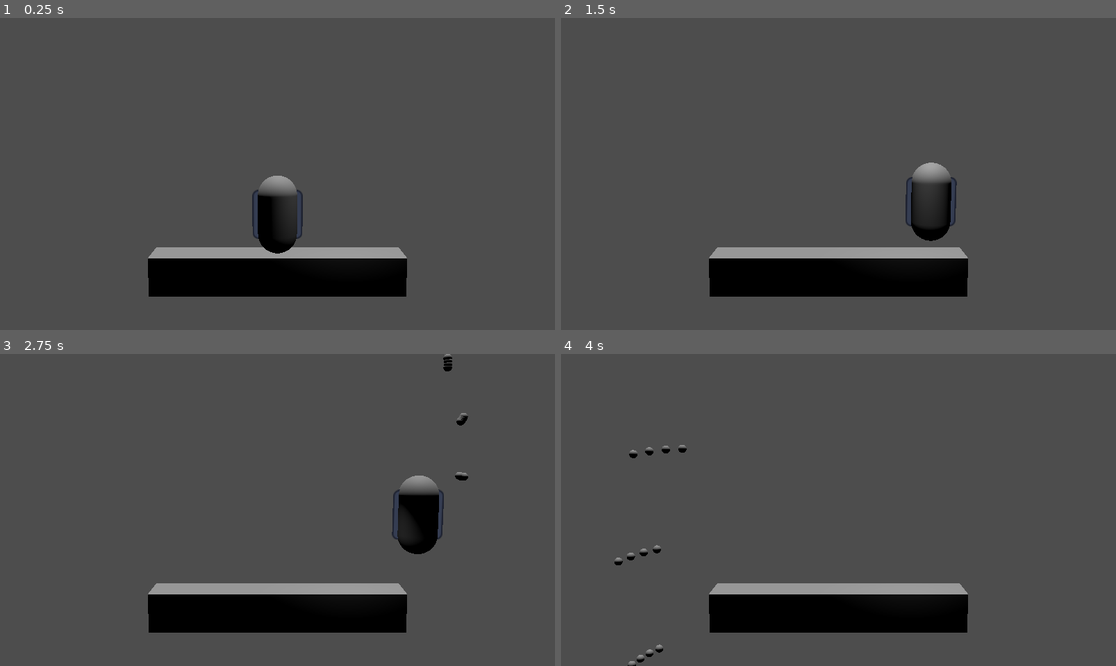
Above: before the commit, frames 1-4 (two rows, left to right).
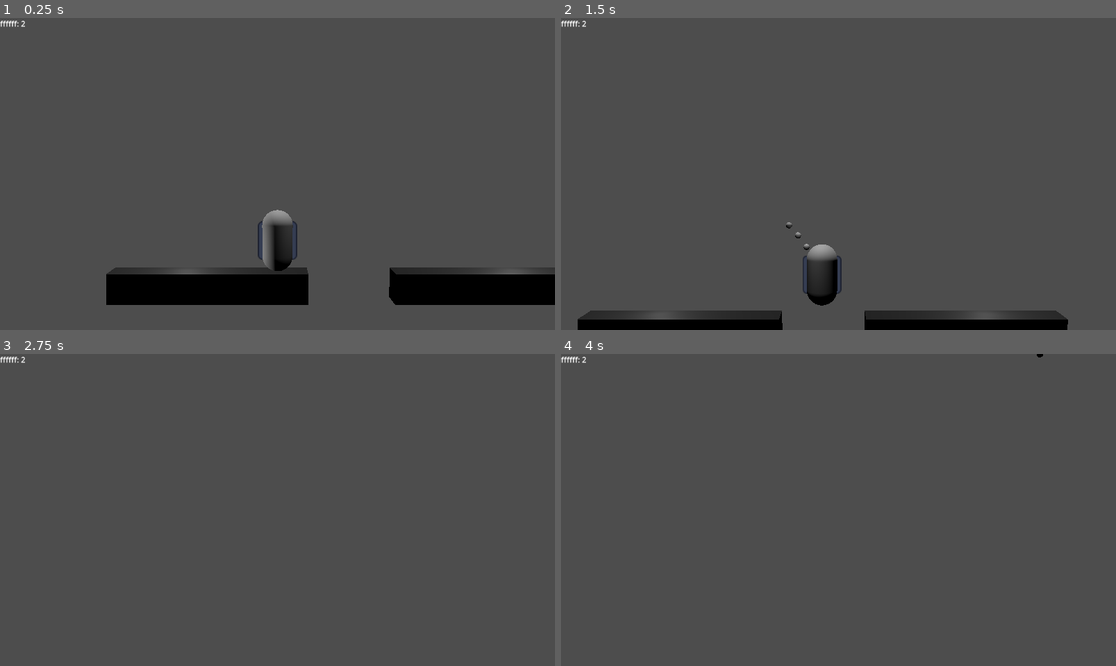
Above: after the commit, the same moments.

Repository: theowiik/project-epic-footsies-2
Game: Godot game, scene res://scenes/main.tscn
Two runs of this game, one before a commit and one after it. Both use one fixed random seed, a clock stepped at 60 frames per second and the inputs below. The engine's default icon, where the game draws it, is replaced by a stand-in: a white triangle on a blue panel in a dark square.
Inputs (mouse positions are in pixels of both pictures, inside the frame that each line leads up to):
- Up to frame 1 (0.25 s): no input
- Up to frame 2 (1.5 s): tap Enter (ui_accept) at 0.5, 0.6, 0.77, 1.07 s; move the mouse to (960, 158) at 0.52 s; hold Right (ui_right) 0.53-1.28 s; click (960, 158) at 0.67 s; move the mouse to (727, 189) at 1.27 s; hold Left (ui_left) from 1.28 s (still down); tap K at 1.35 s; click (727, 189) at 1.42 s
- Up to frame 3 (2.75 s): tap Enter (ui_accept) at 1.52, 1.55, 1.82, 2.3 s; move the mouse to (333, 441) at 2.02 s; release Left (ui_left) at 2.03 s; hold Right (ui_right) from 2.03 s (still down); hold J from 2.03 s (still down); click (333, 441) at 2.17 s
- Up to frame 4 (4 s): move the mouse to (810, 572) at 2.77 s; release J at 2.78 s; tap L at 2.85 s; click (810, 572) at 2.92 s; tap Enter (ui_accept) at 3.02, 3.05, 3.32, 3.6, 3.77 s; move the mouse to (1005, 556) at 3.52 s; release Right (ui_right) at 3.53 s; hold Left (ui_left) from 3.53 s (still down); click (1005, 556) at 3.67 s

The runs differ from the first frame. In frame 1, 11% of the frame differs, in the area x 0-100%, y 0-92%; in frame 2, 13%, in the area x 0-92%, y 0-100%; in frame 3, 9.1%; in frame 4, 7.7%.

Commit message:
Add score counting (#9)
* Add camera

* Format

* Add coloring logic

* Remove some comments

Diff:
--- /dev/null
+++ b/game/materials/dark_material.tres
@@ -0,0 +1,5 @@
+[gd_resource type="StandardMaterial3D" format=3 uid="uid://b1gx6182iwfew"]
+
+[resource]
+albedo_color = Color(0, 0, 0, 1)
+emission_enabled = true
--- /dev/null
+++ b/game/objects/bulb.tscn
@@ -0,0 +1,17 @@
+[gd_scene load_steps=3 format=3 uid="uid://c6ooswcottct1"]
+
+[ext_resource type="Script" uid="uid://bxlmsd8e3g2fh" path="res://scripts/bulb.gd" id="1_i2sy0"]
+
+[sub_resource type="SphereShape3D" id="SphereShape3D_4rivj"]
+radius = 0.21283175
+
+[node name="Bulb" type="Area3D" groups=["bulbs"]]
+script = ExtResource("1_i2sy0")
+
+[node name="CollisionShape3D" type="CollisionShape3D" parent="."]
+shape = SubResource("SphereShape3D_4rivj")
+
+[node name="OmniLight3D" type="OmniLight3D" parent="."]
+light_energy = 2.0
+
+[connection signal="area_entered" from="." to="." method="_on_area_entered"]
--- a/game/objects/bullet.tscn
+++ b/game/objects/bullet.tscn
@@ -7,7 +7,10 @@
 radius = 0.1
 height = 0.2
 
-[node name="Bullet" type="Node3D"]
+[sub_resource type="SphereShape3D" id="SphereShape3D_3ndsa"]
+radius = 0.10501297
+
+[node name="Bullet" type="Area3D" groups=["bullets"]]
 script = ExtResource("1_script")
 
 [node name="Sprite3D" type="Sprite3D" parent="."]
@@ -17,3 +20,6 @@
 
 [node name="MeshInstance3D" type="MeshInstance3D" parent="."]
 mesh = SubResource("SphereMesh_3ndsa")
+
+[node name="CollisionShape3D" type="CollisionShape3D" parent="."]
+shape = SubResource("SphereShape3D_3ndsa")
--- /dev/null
+++ b/game/objects/light_splat.tscn
@@ -0,0 +1,23 @@
+[gd_scene load_steps=4 format=3 uid="uid://r3fdklwygsef"]
+
+[ext_resource type="Texture2D" uid="uid://cyy5y4p7silen" path="res://assets/light2.png" id="1_xmqx1"]
+
+[sub_resource type="StandardMaterial3D" id="StandardMaterial3D_xmqx1"]
+albedo_color = Color(0, 0, 0, 1)
+
+[sub_resource type="BoxMesh" id="BoxMesh_xmqx1"]
+size = Vector3(6.625, 1.295, 4.38)
+
+[node name="LightSplat" type="Decal"]
+size = Vector3(1, 1, 1)
+texture_albedo = ExtResource("1_xmqx1")
+texture_emission = ExtResource("1_xmqx1")
+emission_energy = 0.0
+modulate = Color(0.990658, 0.5428531, 0.8040624, 1)
+lower_fade = 6.117886
+
+[node name="MeshInstance3D" type="MeshInstance3D" parent="."]
+transform = Transform3D(1, 0, 0, 0, 1, 0, 0, 0, 1, 0, -0.7928653, 0)
+visible = false
+material_override = SubResource("StandardMaterial3D_xmqx1")
+mesh = SubResource("BoxMesh_xmqx1")
--- a/game/objects/player.tscn
+++ b/game/objects/player.tscn
@@ -7,7 +7,7 @@
 
 [sub_resource type="CapsuleMesh" id="CapsuleMesh_ykyjo"]
 
-[node name="Player" type="CharacterBody3D"]
+[node name="Player" type="CharacterBody3D" groups=["players"]]
 script = ExtResource("2_ykyjo")
 
 [node name="CollisionShape3D" type="CollisionShape3D" parent="."]
--- a/game/project.godot
+++ b/game/project.godot
@@ -14,3 +14,9 @@
 run/main_scene="uid://ovaec6nc7m42"
 config/features=PackedStringArray("4.5", "Forward Plus")
 config/icon="res://assets/icon.svg"
+
+[global_group]
+
+players=""
+bullets=""
+bulbs=""
--- /dev/null
+++ b/game/scenes/hud.tscn
@@ -0,0 +1,18 @@
+[gd_scene load_steps=2 format=3 uid="uid://dacw2gn4smkwj"]
+
+[ext_resource type="Script" uid="uid://fspuivr1mf8v" path="res://scripts/hud.gd" id="1_ahhtf"]
+
+[node name="HUD" type="Control"]
+layout_mode = 3
+anchors_preset = 15
+anchor_right = 1.0
+anchor_bottom = 1.0
+grow_horizontal = 2
+grow_vertical = 2
+script = ExtResource("1_ahhtf")
+
+[node name="ScoreLabel" type="Label" parent="."]
+layout_mode = 0
+offset_right = 40.0
+offset_bottom = 23.0
+text = "hello world"
--- a/game/scenes/main.tscn
+++ b/game/scenes/main.tscn
@@ -1,17 +1,22 @@
-[gd_scene load_steps=4 format=3 uid="uid://ovaec6nc7m42"]
+[gd_scene load_steps=8 format=3 uid="uid://ovaec6nc7m42"]
 
 [ext_resource type="PackedScene" uid="uid://wilclsh64myp" path="res://objects/player.tscn" id="1_o5qli"]
+[ext_resource type="Material" uid="uid://b1gx6182iwfew" path="res://materials/dark_material.tres" id="1_sugp2"]
+[ext_resource type="Script" uid="uid://d0f1w2mq5h6r7" path="res://scripts/follow_camera.gd" id="2_0wfyh"]
+[ext_resource type="PackedScene" uid="uid://c6ooswcottct1" path="res://objects/bulb.tscn" id="4_jyhfs"]
+[ext_resource type="PackedScene" uid="uid://dacw2gn4smkwj" path="res://scenes/hud.tscn" id="5_tbgi4"]
 
 [sub_resource type="BoxShape3D" id="BoxShape3D_sgp6g"]
 size = Vector3(6.449463, 1, 1)
 
 [sub_resource type="BoxMesh" id="BoxMesh_sgp6g"]
+material = ExtResource("1_sugp2")
 size = Vector3(6.46, 1, 1)
 
 [node name="Main" type="Node3D"]
 
 [node name="StaticBody3D" type="StaticBody3D" parent="."]
-transform = Transform3D(1, 0, 0, 0, 1, 0, 0, 0, 1, 0, -0.9567063, 0)
+transform = Transform3D(1, 0, 0, 0, 1, 0, 0, 0, 1, -2.2444236, -0.9567063, 0)
 
 [node name="CollisionShape3D" type="CollisionShape3D" parent="StaticBody3D"]
 shape = SubResource("BoxShape3D_sgp6g")
@@ -19,15 +24,33 @@
 [node name="MeshInstance3D" type="MeshInstance3D" parent="StaticBody3D"]
 mesh = SubResource("BoxMesh_sgp6g")
 
+[node name="StaticBody3D2" type="StaticBody3D" parent="."]
+transform = Transform3D(1, 0, 0, 0, 1, 0, 0, 0, 1, 7.00799, -0.9567063, 0)
+
+[node name="CollisionShape3D" type="CollisionShape3D" parent="StaticBody3D2"]
+shape = SubResource("BoxShape3D_sgp6g")
+
+[node name="MeshInstance3D" type="MeshInstance3D" parent="StaticBody3D2"]
+mesh = SubResource("BoxMesh_sgp6g")
+
 [node name="Player" parent="." instance=ExtResource("1_o5qli")]
 transform = Transform3D(1, 0, 0, 0, 1, 0, 0, 0, 1, 0, 0.9574709, 0)
 
 [node name="Camera3D" type="Camera3D" parent="."]
-transform = Transform3D(1, 0, 0, 0, 0.98995954, 0.14135048, 0, -0.14135048, 0.98995954, 0, 3.5611897, 13.818596)
+transform = Transform3D(1, 0, 0, 0, 0.9990978, 0.04246854, 0, -0.04246854, 0.9990978, 0, 3, 18)
 fov = 31.5
+script = ExtResource("2_0wfyh")
 
 [node name="SpotLight3D" type="SpotLight3D" parent="."]
 transform = Transform3D(0.7745472, -0.6064626, 0.17966545, 0, 0.28404883, 0.9588098, -0.6325161, -0.7426435, 0.22000922, 1.946548, 3.4297528, 1.2746582)
 
 [node name="DirectionalLight3D" type="DirectionalLight3D" parent="."]
 transform = Transform3D(1, 0, 0, 0, -0.09971914, 0.9950156, 0, -0.9950156, -0.09971914, 0, 4.04049, 0)
+
+[node name="Bulb" parent="." instance=ExtResource("4_jyhfs")]
+transform = Transform3D(1, 0, 0, 0, 1, 0, 0, 0, 1, -2.979772, 0, 0)
+
+[node name="HUD" parent="." instance=ExtResource("5_tbgi4")]
+
+[node name="Bulb2" parent="." instance=ExtResource("4_jyhfs")]
+transform = Transform3D(1, 0, 0, 0, 1, 0, 0, 0, 1, 7.7318554, 0, 0)
--- /dev/null
+++ b/game/scripts/bulb.gd
@@ -0,0 +1,21 @@
+extends Area3D
+
+signal bulb_hit(new_team_color: Color)
+
+@onready var light: OmniLight3D = $OmniLight3D
+
+
+func get_color() -> Color:
+	return $OmniLight3D.light_color
+
+
+func _on_area_entered(area: Area3D) -> void:
+	if area.is_in_group(Constants.BULLETS_GROUP):
+		var old_color = light.light_color
+		var new_color = area.team_color
+
+		if old_color != new_color:
+			light.light_color = new_color
+			bulb_hit.emit(new_color)
+
+		area.queue_free()
--- a/game/scripts/bullet.gd
+++ b/game/scripts/bullet.gd
@@ -1,8 +1,10 @@
 extends Node3D
 
 var velocity: Vector3 = Vector3.ZERO
-var speed: float = 500.0
+var speed: float = 10.0
 var lifetime: float = 3.0
+var gravity: float = 3
+var team_color: Color = Color.WHITE
 
 
 func _ready():
@@ -12,6 +14,7 @@
 
 func _process(delta):
 	position += velocity * speed * delta
+	velocity.y -= gravity * delta
 
 
 func set_direction(direction: Vector3):
--- /dev/null
+++ b/game/scripts/follow_camera.gd
@@ -0,0 +1,21 @@
+extends Camera3D
+class_name FollowCamera
+
+var follow: Array[Node3D] = []
+var offset: Vector3 = Vector3(0, 3, 18)
+@export var smoothing_speed: float = 5.0
+
+
+func _ready() -> void:
+	var players: Array[Node] = get_tree().get_nodes_in_group("players")
+
+	for player in players:
+		follow.append(player as Node3D)
+
+
+func _process(delta: float) -> void:
+	if follow.is_empty():
+		return
+
+	var target_position: Vector3 = follow[0].global_position + offset
+	global_position = global_position.lerp(target_position, 1.0 - exp(-smoothing_speed * delta))
--- /dev/null
+++ b/game/scripts/hud.gd
@@ -0,0 +1,30 @@
+extends Control
+
+@onready var score_label: Label = $ScoreLabel
+
+
+func _ready() -> void:
+	for bulb in get_tree().get_nodes_in_group(Constants.BULBS_GROUP):
+		bulb.bulb_hit.connect(recalculate_scores)
+	get_tree().node_added.connect(_on_node_added)
+	recalculate_scores()
+
+
+func _on_node_added(node: Node) -> void:
+	if node.is_in_group(Constants.BULBS_GROUP):
+		node.bulb_hit.connect(recalculate_scores)
+		recalculate_scores()
+
+
+func recalculate_scores(_color: Color = Color.WHITE) -> void:
+	var counts: Dictionary = {}
+
+	for bulb in get_tree().get_nodes_in_group(Constants.BULBS_GROUP):
+		var color: Color = bulb.get_color()
+		counts[color] = counts.get(color, 0) + 1
+
+	var texts: Array[String] = []
+	for color in counts.keys():
+		texts.append("%s: %d" % [color.to_html(false), counts[color]])
+
+	score_label.text = " | ".join(texts)
--- a/game/scripts/movement/decorators/phast.gd
+++ b/game/scripts/movement/decorators/phast.gd
@@ -4,7 +4,7 @@
 var speed_multiplier: float = 1.6
 
 
-func process_movement(input_vector: Vector2, delta: float) -> Vector2:
-	var base_velocity = base_mover.process_movement(input_vector, delta)
+func process_movement(input_vector: Vector2, delta: float, context: Dictionary) -> Vector3:
+	var base_velocity = base_mover.process_movement(input_vector, delta, context)
 	base_velocity.x *= speed_multiplier
 	return base_velocity
--- a/game/scripts/movement/default_mover.gd
+++ b/game/scripts/movement/default_mover.gd
@@ -1,5 +1,8 @@
 extends MoverInterface
 class_name DefaultMover
+
+const JUMP_VELOCITY = 10.0
+const GRAVITY = 20.0
 
 var speed: float = 5.0
 
@@ -8,10 +11,21 @@
 	speed = movement_speed
 
 
-func process_movement(input_vector: Vector2, _delta: float) -> Vector2:
-	var velocity = Vector2.ZERO
+func process_movement(input_vector: Vector2, delta: float, context: Dictionary) -> Vector3:
+	var velocity = Vector3.ZERO
+	var current_velocity_y: float = context.get("velocity_y", 0.0)
+	var is_on_floor: bool = context.get("is_on_floor", false)
+	var jump_pressed: bool = context.get("jump_pressed", false)
 
+	# Horizontal movement
 	velocity.x = input_vector.x * speed
-	velocity.y = 0
+	velocity.z = 0
+
+	# Vertical movement (gravity and jumping)
+	velocity.y = current_velocity_y
+	if not is_on_floor:
+		velocity.y -= GRAVITY * delta
+	if jump_pressed and is_on_floor:
+		velocity.y = JUMP_VELOCITY
 
 	return velocity
--- a/game/scripts/movement/mover_decorator.gd
+++ b/game/scripts/movement/mover_decorator.gd
@@ -8,5 +8,5 @@
 	base_mover = mover
 
 
-func process_movement(input_vector: Vector2, delta: float) -> Vector2:
-	return base_mover.process_movement(input_vector, delta)
+func process_movement(input_vector: Vector2, delta: float, context: Dictionary) -> Vector3:
+	return base_mover.process_movement(input_vector, delta, context)
--- a/game/scripts/movement/mover_interface.gd
+++ b/game/scripts/movement/mover_interface.gd
@@ -2,6 +2,6 @@
 class_name MoverInterface
 
 
-func process_movement(_input_vector: Vector2, _delta: float) -> Vector2:
+func process_movement(_input_vector: Vector2, _delta: float, _context: Dictionary) -> Vector3:
 	push_error("MoverInterface.process_movement() not implemented")
-	return Vector2.ZERO
+	return Vector3.ZERO
--- a/game/scripts/player.gd
+++ b/game/scripts/player.gd
@@ -1,7 +1,6 @@
 extends CharacterBody3D
 
-const JUMP_VELOCITY = 10.0
-const GRAVITY = 20.0
+const team_color: Color = Color(1, 0.4, 0.2, 1)
 
 var facing_direction: int = 1
 
@@ -50,19 +49,14 @@
 	if Input.is_mouse_button_pressed(MOUSE_BUTTON_LEFT):
 		shoot()
 
-	# Apply gravity
-	if not is_on_floor():
-		velocity.y -= GRAVITY * delta
-
-	# Handle jump
-	if Input.is_action_just_pressed("ui_accept") and is_on_floor():
-		velocity.y = JUMP_VELOCITY
-
-	# Handle horizontal movement
+	# Handle movement
 	var input_vector = get_input()
-	var movement = mover.process_movement(input_vector, delta)
-	velocity.x = movement.x
-	velocity.z = 0
+	var context = {
+		"velocity_y": velocity.y,
+		"is_on_floor": is_on_floor(),
+		"jump_pressed": Input.is_action_just_pressed("ui_accept")
+	}
+	velocity = mover.process_movement(input_vector, delta, context)
 
 	# Update facing direction based on movement
 	if input_vector.x > 0:
@@ -113,7 +107,7 @@
 
 func shoot():
 	var direction = get_aim_direction()
-	shooter.shoot(global_position, direction, self)
+	shooter.shoot(global_position, direction, team_color, get_parent())
 
 
 func get_aim_direction() -> Vector3:
--- a/game/scripts/shooting/decorators/triple_shot.gd
+++ b/game/scripts/shooting/decorators/triple_shot.gd
@@ -4,14 +4,11 @@
 var spread_angle: float = 15.0
 
 
-func shoot(from_position: Vector3, direction: Vector3, owner_node: Node3D) -> void:
-	# Center bullet
-	base_shooter.shoot(from_position, direction, owner_node)
+func shoot(from_position: Vector3, direction: Vector3, team_color: Color, parent: Node) -> void:
+	base_shooter.shoot(from_position, direction, team_color, parent)
 
-	# Left bullet (rotate around Z axis)
 	var left_dir = direction.rotated(Vector3.FORWARD, deg_to_rad(spread_angle))
-	base_shooter.shoot(from_position, left_dir, owner_node)
+	base_shooter.shoot(from_position, left_dir, team_color, parent)
 
-	# Right bullet (rotate around Z axis)
 	var right_dir = direction.rotated(Vector3.FORWARD, -deg_to_rad(spread_angle))
-	base_shooter.shoot(from_position, right_dir, owner_node)
+	base_shooter.shoot(from_position, right_dir, team_color, parent)
--- a/game/scripts/shooting/default_shooter.gd
+++ b/game/scripts/shooting/default_shooter.gd
@@ -2,7 +2,7 @@
 class_name DefaultShooter
 
 var bullet_scene: PackedScene = load("res://objects/bullet.tscn")
-var bullet_speed: float = 10.0
+var bullet_speed: float = 30.0
 
 
 func get_bullet_scene() -> PackedScene:
@@ -13,13 +13,16 @@
 	return bullet_speed
 
 
-func shoot(from_position: Vector3, direction: Vector3, owner_node: Node3D) -> void:
-	spawn_bullet(from_position, direction, owner_node)
+func shoot(from_position: Vector3, direction: Vector3, team_color: Color, parent: Node) -> void:
+	spawn_bullet(from_position, direction, team_color, parent)
 
 
-func spawn_bullet(from_position: Vector3, direction: Vector3, owner_node: Node3D) -> void:
+func spawn_bullet(
+	from_position: Vector3, direction: Vector3, team_color: Color, parent: Node
+) -> void:
 	var bullet = get_bullet_scene().instantiate()
 	bullet.position = from_position
 	bullet.speed = get_bullet_speed()
 	bullet.set_direction(direction)
-	owner_node.get_parent().add_child(bullet)
+	bullet.team_color = team_color
+	parent.add_child(bullet)
--- a/game/scripts/shooting/shooter_decorator.gd
+++ b/game/scripts/shooting/shooter_decorator.gd
@@ -16,5 +16,5 @@
 	return base_shooter.get_bullet_speed()
 
 
-func shoot(from_position: Vector3, direction: Vector3, owner_node: Node3D) -> void:
-	base_shooter.shoot(from_position, direction, owner_node)
+func shoot(from_position: Vector3, direction: Vector3, team_color: Color, parent: Node) -> void:
+	base_shooter.shoot(from_position, direction, team_color, parent)
--- a/game/scripts/shooting/shooter_interface.gd
+++ b/game/scripts/shooting/shooter_interface.gd
@@ -2,7 +2,7 @@
 class_name ShooterInterface
 
 
-func shoot(_from_position: Vector3, _direction: Vector3, _owner_node: Node3D) -> void:
+func shoot(_from_position: Vector3, _direction: Vector3, _team_color: Color, _parent: Node) -> void:
 	push_error("ShooterInterface.shoot() not implemented")
 
 
--- /dev/null
+++ b/game/scripts/utils/constants.gd
@@ -0,0 +1,6 @@
+extends Node
+class_name Constants
+
+const BULLETS_GROUP: String = "bullets"
+const PLAYERS_GROUP: String = "players"
+const BULBS_GROUP: String = "bulbs"
Binary file added: game/assets/light.png
Not shown, added: game/assets/light.png.import
Binary file added: game/assets/light2.png
Not shown, added: game/assets/light2.png.import
Not shown: 1 places in game/objects/bullet.tscn that only renumber resources
Not shown, added: game/scripts/bulb.gd.uid
Not shown, added: game/scripts/follow_camera.gd.uid
Not shown, added: game/scripts/hud.gd.uid
Not shown, added: game/scripts/utils/constants.gd.uid
Not shown, added: assets/light.xcf
